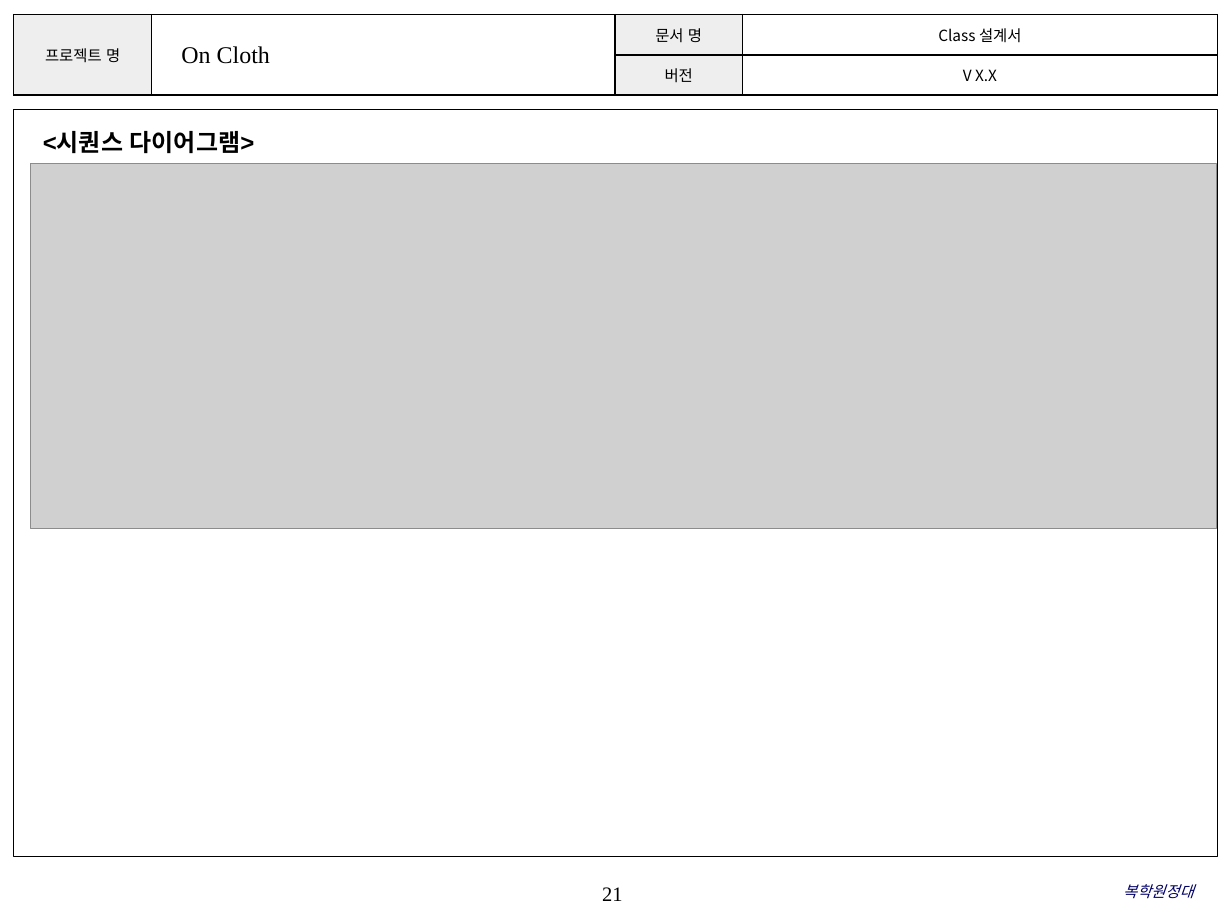
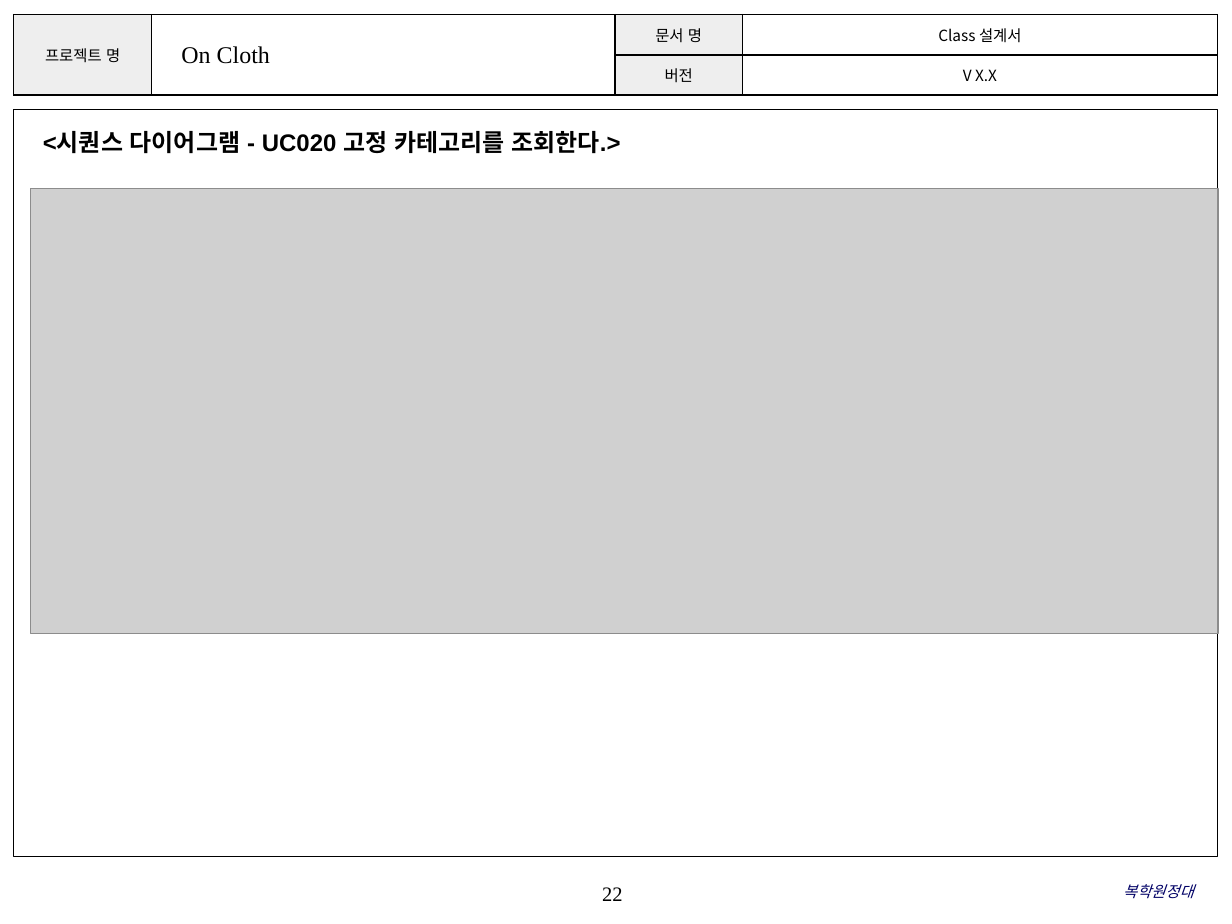
Before and after one commit to ParkSaeHyun/SoftwareEngineering, a slide deck: slide 22 of design/클래스다이어그램.pptx (slide 21 before the commit). Drawn at 1232x924 pixels with LibreOffice and Linux fonts; fonts in the diff are those of the drawing; grey boxes stand for pictures; background and template pictures are left out. Boxes give left, top, right and bottom in pixels: in the first picture for what was removed or moved away, otherwise in the second. Text is boxed around its words. In the diff, an @@ line names an element or a change of style, - is before the commit and + after.

Commit message:
요구사항명세서105수정 클래스다이어그램ppt 수정

```diff
--- a/design/클래스다이어그램.pptx
+++ b/design/클래스다이어그램.pptx
@@ text at [43, 131, 620, 153]: text changed @@
-<시퀀스 다이어그램>
+<시퀀스 다이어그램 - UC020 고정 카테고리를 조회한다.>
@@ picture: place and size @@
-picture at [31, 164, 1216, 530]
+picture at [31, 188, 1218, 633]
@@ page number at [602, 887, 622, 901]: text changed @@
-21
+22
```
Also in this commit, not shown: 20 other slides changed, 1 slide added, 1 other file.
